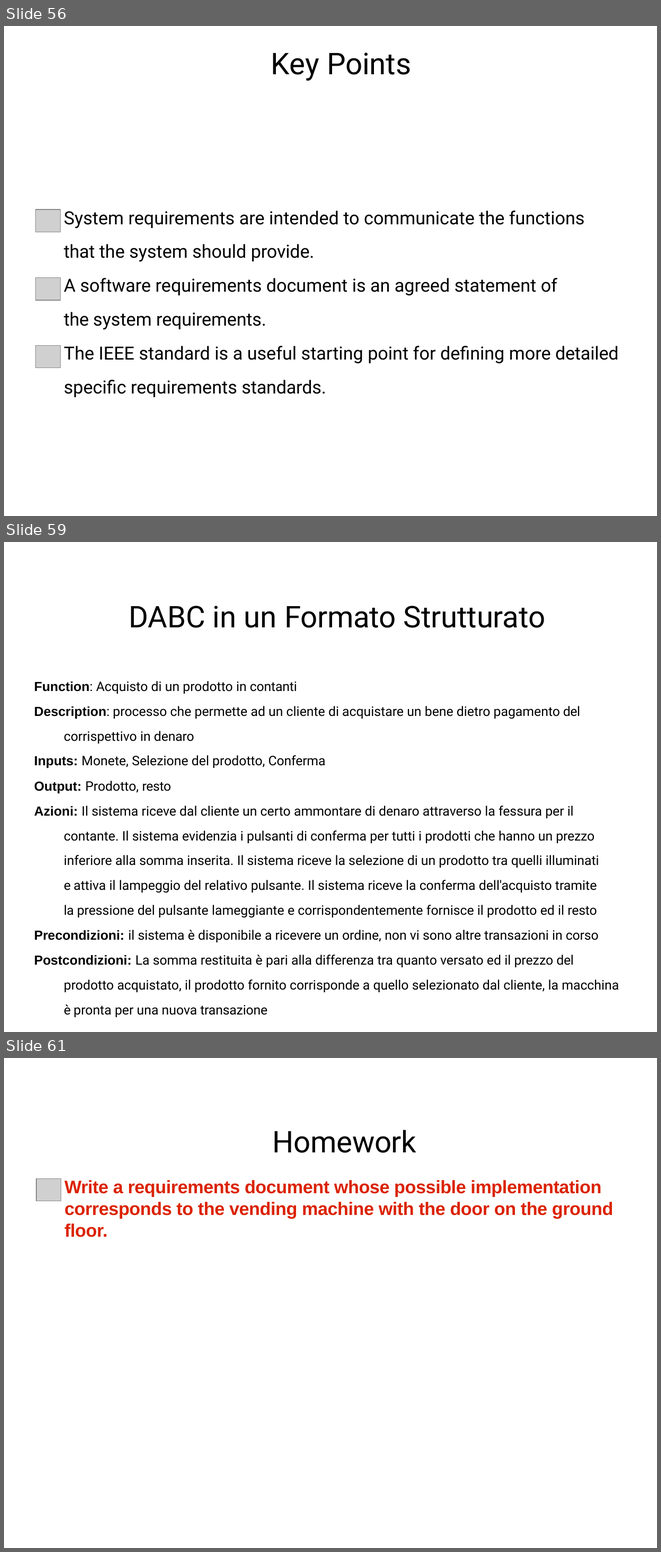
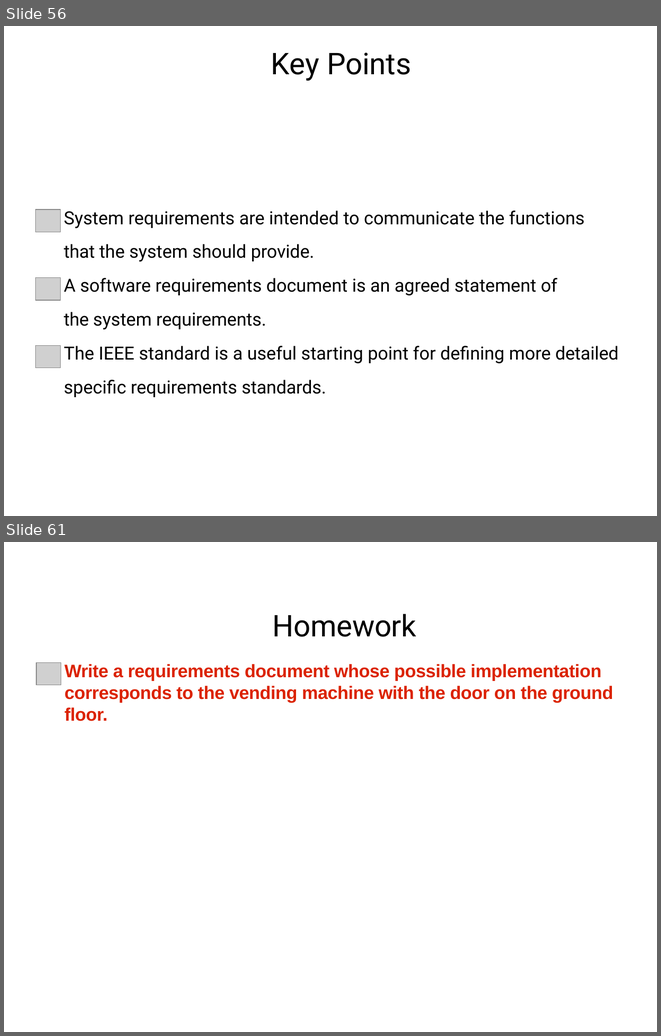
Before and after one commit to mutanganajoseph/Documents, a slide deck: auca/Sem-3/softwareEngineering/Lecture/Lecture 4 Requirements.pptx. Shown one above the other, each under a label of ours: slides 56, 59 and 61 before the commit, slides 56 and 61 after it; the slides between them are not shown. The pictures are 661x1552 and 661x1036 pixels, drawn with LibreOffice and Linux fonts; fonts in the diff are those of the drawing; grey boxes stand for pictures. Boxes give left, top, right and bottom in pixels: in the first picture for what was removed or moved away, otherwise in the second. Text is boxed around its words. In the diff, an @@ line names an element or a change of style, - is before the commit and + after.

```diff
--- a/auca/Sem-3/softwareEngineering/Lecture/Lecture 4 Requirements.pptx
+++ b/auca/Sem-3/softwareEngineering/Lecture/Lecture 4 Requirements.pptx
@@ slide 59 removed at [4,542,657,1032], background #FFFFFF @@
@@ title removed at [129,606,546,628] @@
-DABC in un Formato Strutturato
@@ text removed at [34,681,619,1017] @@
-Function: Acquisto di un prodotto in contanti
-Description: processo che permette ad un cliente di acquistare un bene dietro pagamento del corrispettivo in denaro
-Inputs: Monete, Selezione del prodotto, Conferma
-Output: Prodotto, resto
-Azioni: Il sistema riceve dal cliente un certo ammontare di denaro attraverso la fessura per il contante. Il sistema evidenzia i pulsanti di conferma per tutti i prodotti che hanno un prezzo inferiore alla somma inserita. Il sistema riceve la selezione di un prodotto tra quelli illuminati e attiva il lampeggio del relativo pulsante. Il sistema riceve la conferma dell'acquisto tramite la pressione del pulsante lameggiante e corrispondentemente fornisce il prodotto ed il resto
-Precondizioni: il sistema è disponibile a ricevere un ordine, non vi sono altre transazioni in corso
-Postcondizioni: La somma restituita è pari alla differenza tra quanto versato ed il prezzo del prodotto acquistato, il prodotto fornito corrisponde a quello selezionato dal cliente, la macchina è pronta per una nuova transazione
```
Also in this commit, not shown: 4 slides changed, 4 slides added, 3 other slides removed, 13 other files.
